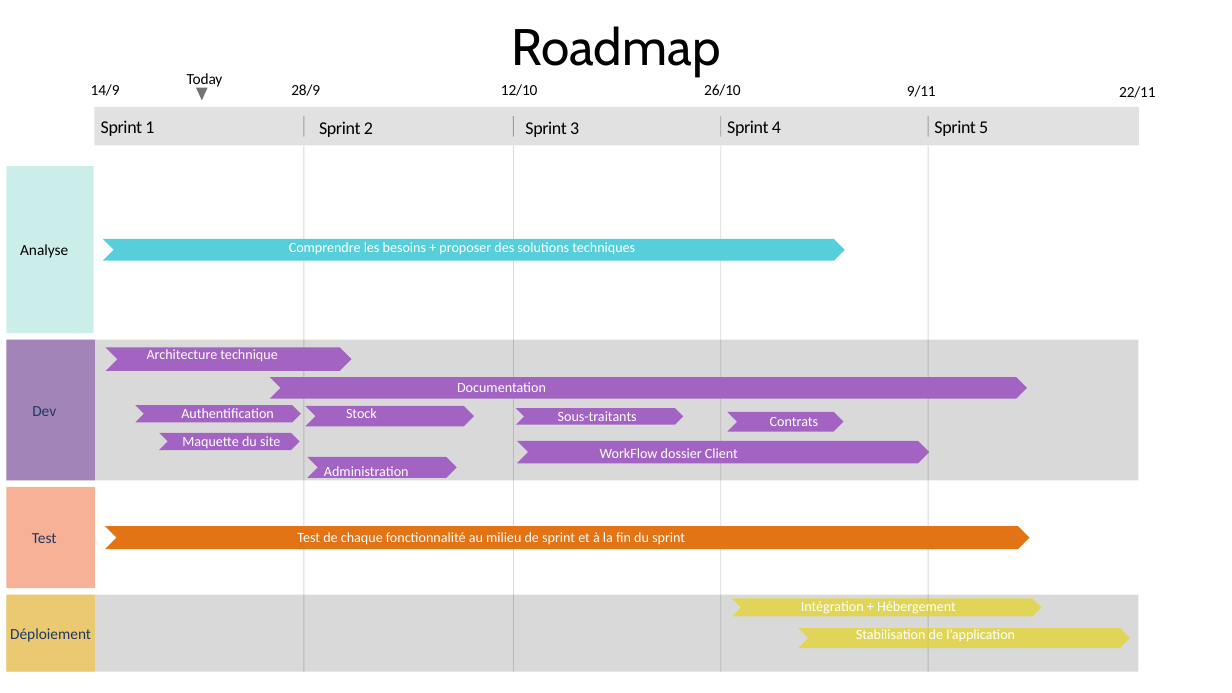
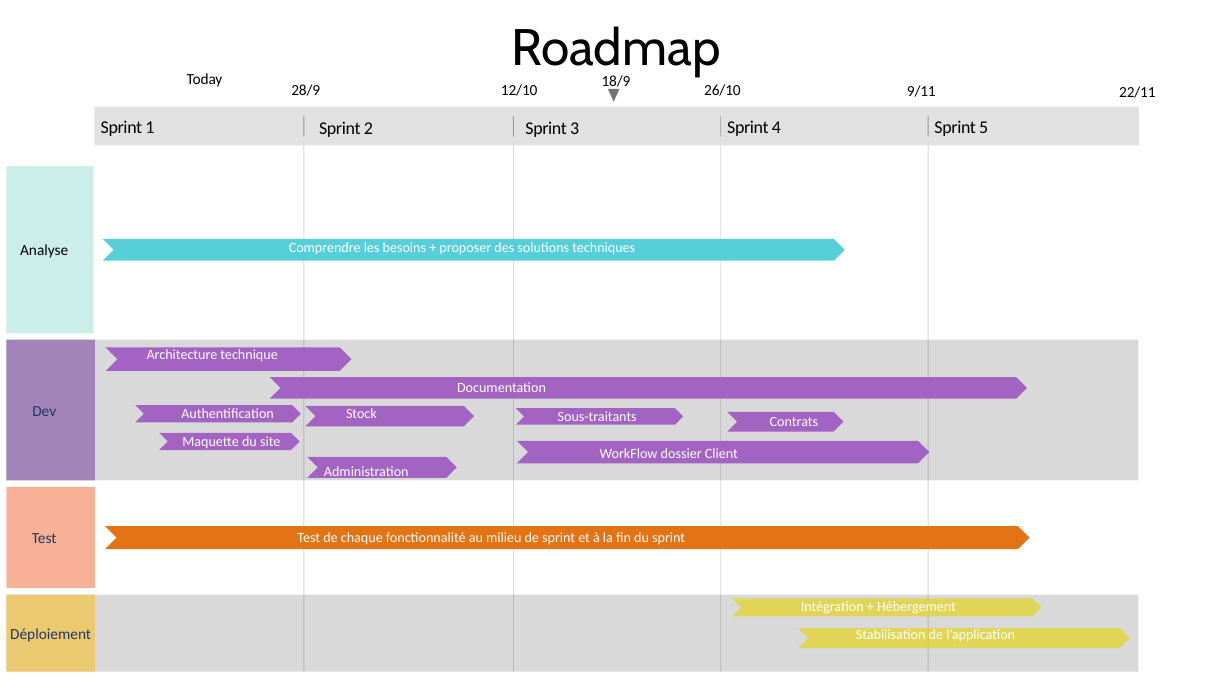
Before and after one commit to hech2030/Promes, a slide deck: slide 1 of Documentation/Roadmap.pptx. Drawn at 1232x693 pixels with LibreOffice and Linux fonts; fonts in the diff are those of the drawing. Boxes give left, top, right and bottom in pixels: in the first picture for what was removed or moved away, otherwise in the second. Text is boxed around its words. In the diff, an @@ line names an element or a change of style, - is before the commit and + after.

```diff
--- a/Documentation/Roadmap.pptx
+++ b/Documentation/Roadmap.pptx
@@ text at (x1=602, y1=75, x2=631, y2=91): text changed @@
-14/9
+18/9
@@ triangle moved from (x1=196, y1=88, x2=207, y2=101) to (x1=608, y1=89, x2=619, y2=102) @@
```
Also in this commit, not shown: 23 slides added.
